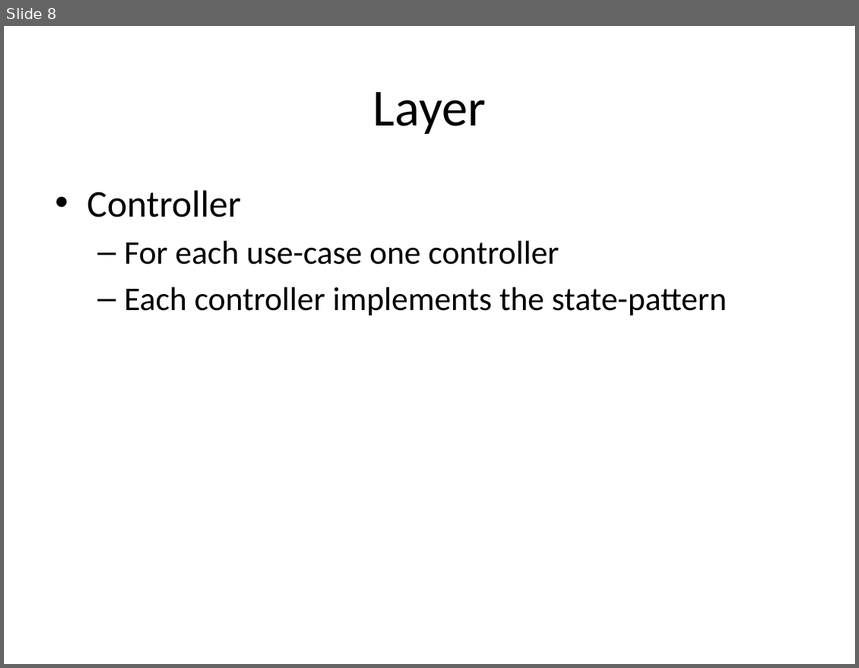
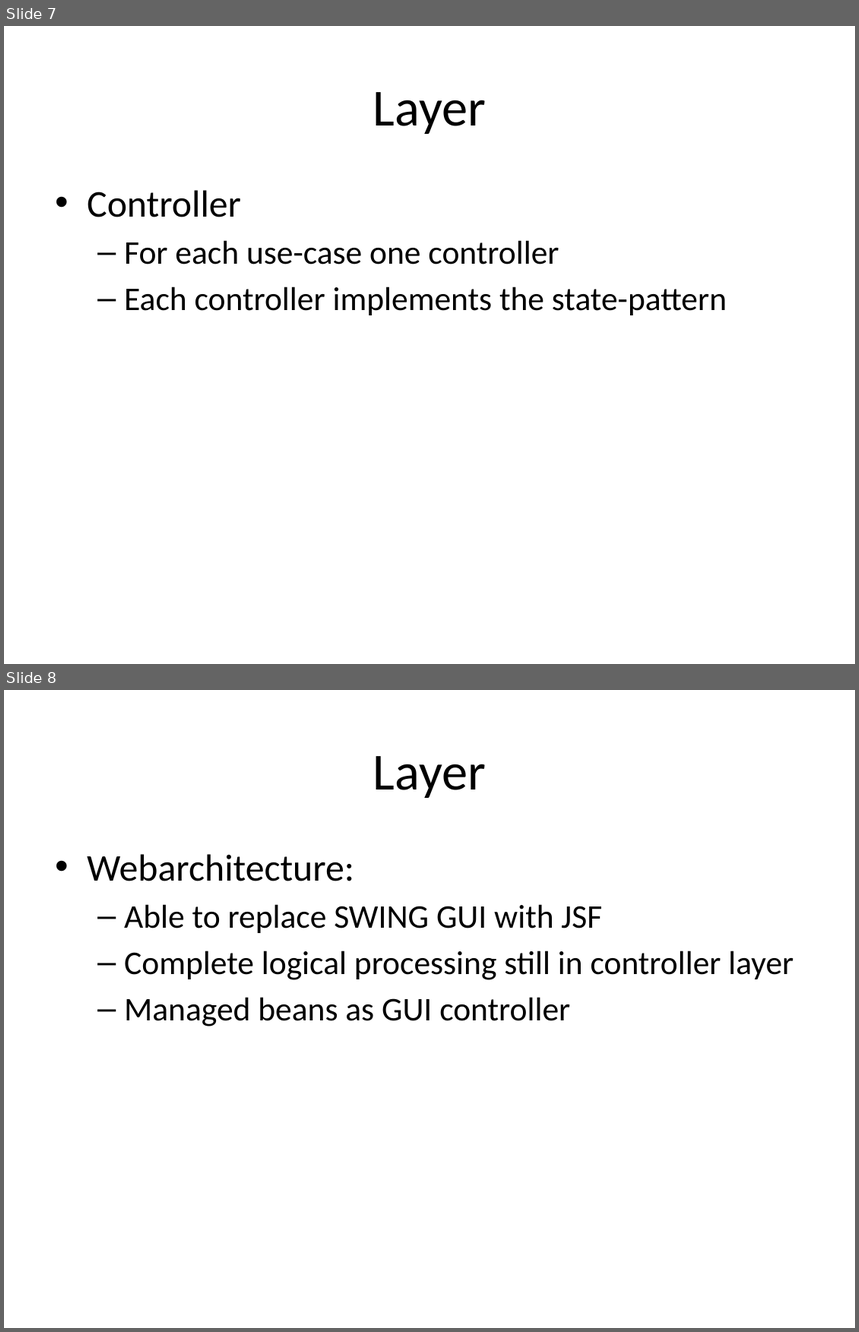
Before and after one commit to markusmo/HotelSoftware, a slide deck: Documentation/Praesentation/content/praesentation_teil_markus.pptx. Shown one above the other, each under a label of ours: slide 8 before the commit, slides 7 and 8 after it. The pictures are 859x668 and 859x1332 pixels, drawn with LibreOffice and Linux fonts; fonts in the diff are those of the drawing. Boxes give left, top, right and bottom in pixels: in the first picture for what was removed or moved away, otherwise in the second. Text is boxed around its words. In the diff, an @@ line names an element or a change of style, - is before the commit and + after.

```diff
--- a/Documentation/Praesentation/content/praesentation_teil_markus.pptx
+++ b/Documentation/Praesentation/content/praesentation_teil_markus.pptx
@@ slide 8 added at (x1=4, y1=690, x2=855, y2=1328), background #FFFFFF @@
@@ title added at (x1=373, y1=756, x2=486, y2=798), 44 pt, text #000000 @@
+Layer
@@ text added at (x1=87, y1=854, x2=794, y2=1027), 28 pt, text #000000 @@
+• Webarchitecture:
+  – Able to replace SWING GUI with JSF
+  – Complete logical processing still in controller layer
+  – Managed beans as GUI controller
@@ what was slide 8 is now slide 7 @@
```
Also in this commit, not shown: 3 slides changed, 1 slide removed, 1 other file.
